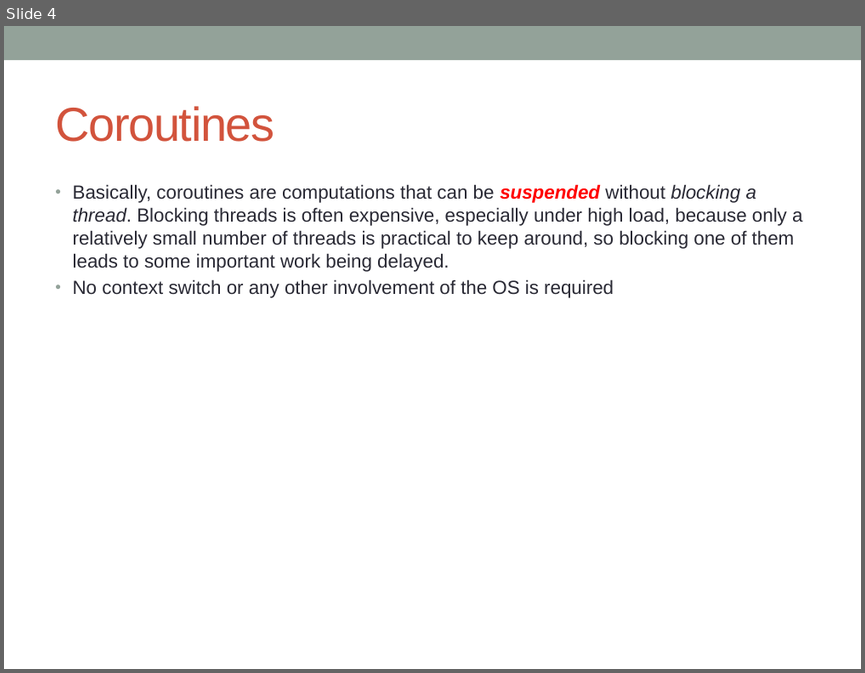
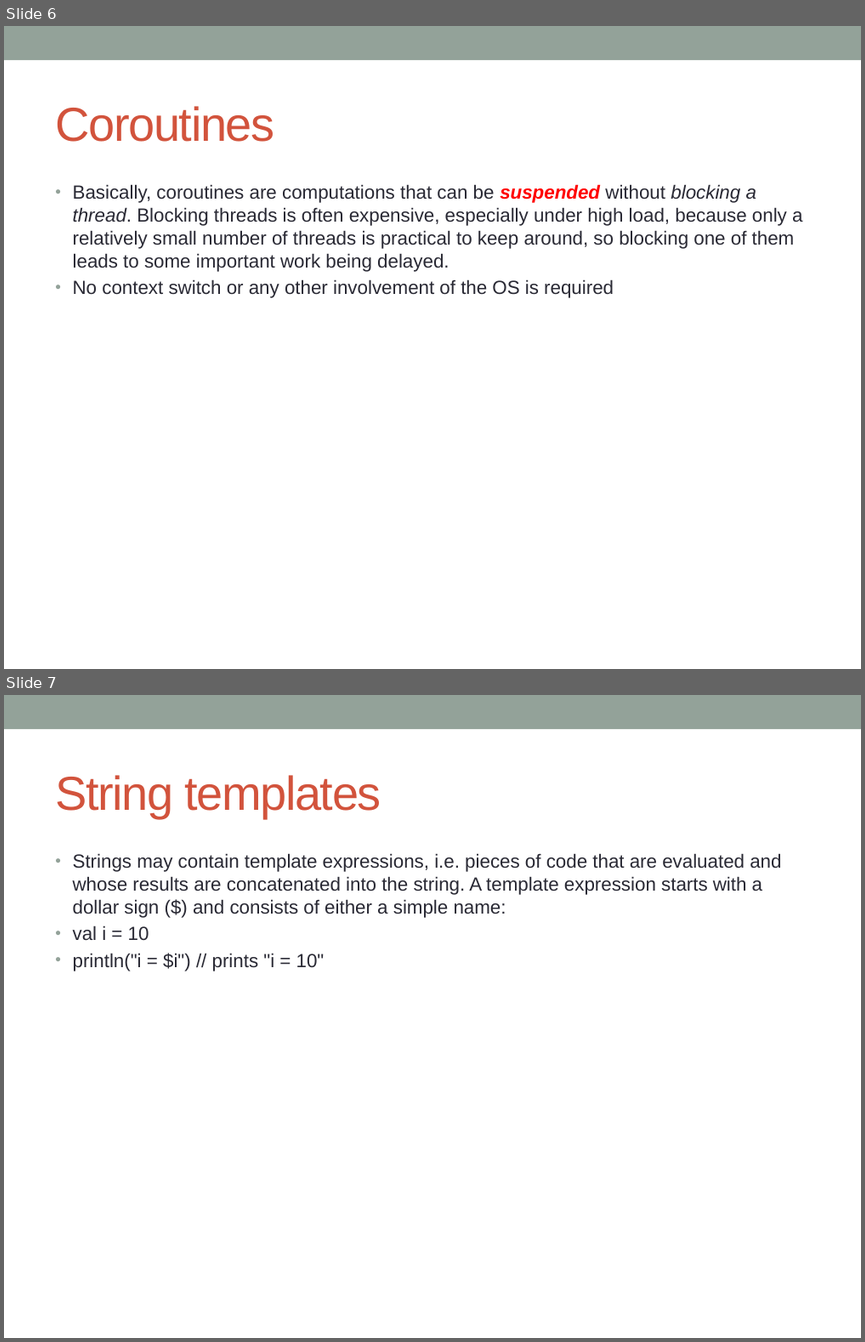
Before and after one commit to notionquest/ProjectDocumentation, a slide deck: Kotlin.pptx. Shown one above the other, each under a label of ours: slide 4 before the commit, slides 6 and 7 after it. The pictures are 865x673 and 865x1342 pixels, drawn with LibreOffice and Linux fonts; fonts in the diff are those of the drawing. Boxes give left, top, right and bottom in pixels: in the first picture for what was removed or moved away, otherwise in the second. Text is boxed around its words. In the diff, an @@ line names an element or a change of style, - is before the commit and + after.

```diff
--- a/Kotlin.pptx
+++ b/Kotlin.pptx
@@ slide 7 added at <box>4,695,861,1338</box>, background #FFFFFF; not listed: 1 template element that a slide beside it also shows @@
@@ title added at <box>55,775,381,818</box>, 40 pt, text #D2533C @@
+String templates
@@ text added at <box>73,853,781,971</box>, 16 pt, text #292934 @@
+• Strings may contain template expressions, i.e. pieces of code that are evaluated and whose results are concatenated into the string. A template expression starts with a dollar sign ($) and consists of either a simple name:
+• val i = 10
+• println("i = $i") // prints "i = 10"
@@ what was slide 4 is now slide 6 @@
```
Also in this commit, not shown: 1 slide changed, 15 other slides added.
